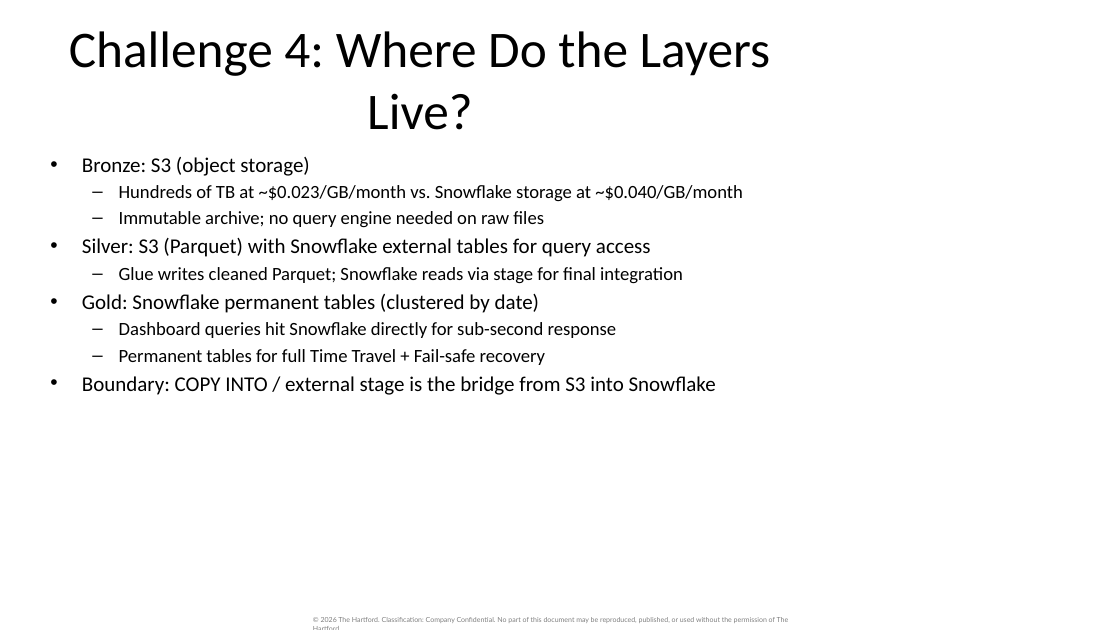
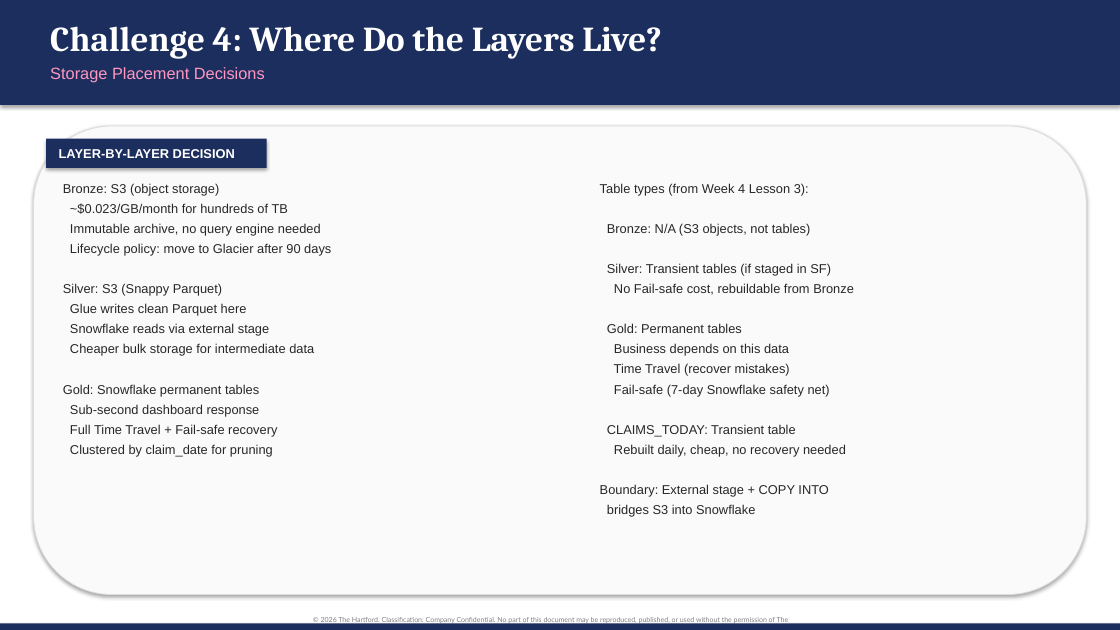
Before and after one commit to orlandojmarin/TechCatalyst_DE_2026, a slide deck: slide 6 of student-work/Week 4/Labs/Day 4/Group_Activity_PoC_to_Production.pptx. Drawn at 1120x630 pixels with LibreOffice and Linux fonts; fonts in the diff are those of the drawing. Boxes give left, top, right and bottom in pixels: in the first picture for what was removed or moved away, otherwise in the second. Text is boxed around its words. In the diff, an @@ line names an element or a change of style, - is before the commit and + after.

Commit message:
updated presentation to match template styling and include required tables

```diff
--- a/student-work/Week 4/Labs/Day 4/Group_Activity_PoC_to_Production.pptx
+++ b/student-work/Week 4/Labs/Day 4/Group_Activity_PoC_to_Production.pptx
@@ rectangle added at box(0, 0, 1120, 105), fill #1C2E5E @@
@@ text "Challenge 4: Where Do the ...": place and size @@
-text "Challenge 4: Where Do the ..." at box(69, 31, 770, 130)
+text "Challenge 4: Where Do the ..." at box(50, 26, 662, 59)
@@ text "Challenge 4: Where Do the ..." at box(50, 26, 662, 59): size 44 to 30 pt, font Calibri to Cambria, text colour #000000 to #FFFFFF, bold on; alignment centre to left; vertical alignment middle to top @@
@@ text added at box(50, 67, 265, 82), 14 pt, text #FE97C0 @@
+Storage Placement Decisions
@@ rounded rectangle added at box(34, 126, 1086, 595), fill #FAFAFA, outline #DDDDDD 0.75 pt @@
@@ rectangle added at box(46, 139, 266, 168), fill #1C2E5E @@
@@ text added at box(59, 149, 235, 158), 11 pt, text #FFFFFF, bold @@
+LAYER-BY-LAYER DECISION
@@ text removed at box(82, 157, 743, 395) @@
-• Bronze: S3 (object storage)
-  – Hundreds of TB at ~$0.023/GB/month vs. Snowflake storage at ~$0.040/GB/month
-  – Immutable archive; no query engine needed on raw files
-• Silver: S3 (Parquet) with Snowflake external tables for query access
-  – Glue writes cleaned Parquet; Snowflake reads via stage for final integration
-• Gold: Snowflake permanent tables (clustered by date)
-  – Dashboard queries hit Snowflake directly for sub-second response
-  – Permanent tables for full Time Travel + Fail-safe recovery
-• Boundary: COPY INTO / external stage is the bridge from S3 into Snowflake
@@ text added at box(63, 183, 331, 457), 11 pt, text #272727 @@
+Bronze: S3 (object storage)
+~$0.023/GB/month for hundreds of TB
+Immutable archive, no query engine needed
+Lifecycle policy: move to Glacier after 90 days
+Silver: S3 (Snappy Parquet)
+Glue writes clean Parquet here
+Snowflake reads via external stage
+Cheaper bulk storage for intermediate data
+Gold: Snowflake permanent tables
+Sub-second dashboard response
+Full Time Travel + Fail-safe recovery
+Clustered by claim_date for pruning
@@ text added at box(600, 183, 854, 517), 11 pt, text #272727 @@
+Table types (from Week 4 Lesson 3):
+Bronze: N/A (S3 objects, not tables)
+Silver: Transient tables (if staged in SF)
+No Fail-safe cost, rebuildable from Bronze
+Gold: Permanent tables
+Business depends on this data
+Time Travel (recover mistakes)
+Fail-safe (7-day Snowflake safety net)
+CLAIMS_TODAY: Transient table
+Rebuilt daily, cheap, no recovery needed
+Boundary: External stage + COPY INTO
+bridges S3 into Snowflake
@@ rectangle added at box(0, 623, 1120, 630), fill #1C2E5E @@
```
Also in this commit, not shown: 7 other slides changed, 4 slides added, 4 slides removed.
